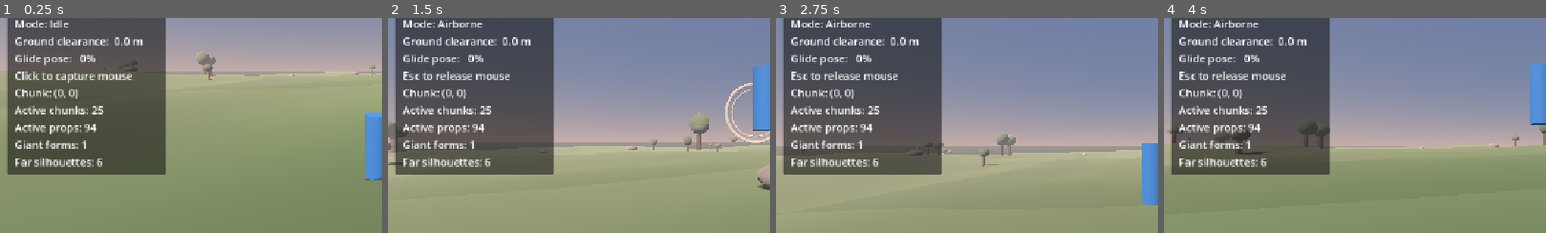
Above: before the commit, frames 1-4 (left to right).
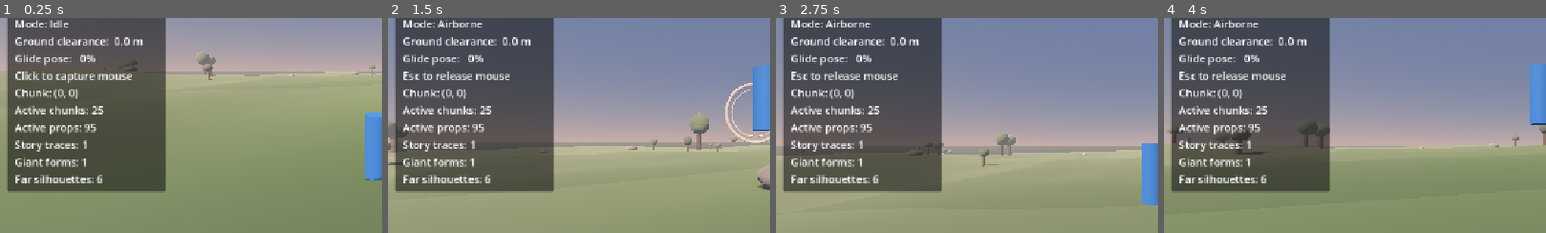
Above: after the commit, the same moments.

Repository: nimanimanima-rgb/DreamRunner
Game: Godot game, scene res://scenes/ProceduralTest.tscn
Same seed, same stepped clock (60 frames per second), same inputs: the game is played once before the commit and once after it. This scene is started directly instead of the project's main scene.
Inputs (mouse positions are % of the whole screen's width and height, from its top left):
- Up to frame 1 (0.25 s): no input
- Up to frame 2 (1.5 s): tap Enter at 0.5 s; move the mouse to (45, 70) at 0.52 s; hold Shift (sprint) 0.53-1.28 s; hold W (move_forward) from 0.53 s (still down); click (45, 70) at 0.67 s; tap Space (jump) at 0.77 s; move the mouse to (57, 51) at 1.27 s; tap M at 1.35 s
- Up to frame 3 (2.75 s): keep holding W (move_forward); tap Space (jump) at 1.52 s; move the mouse to (42, 49) at 2.02 s; hold Shift (sprint) from 2.03 s (still down)
- Up to frame 4 (4 s): move the mouse to (51, 50) at 2.77 s; release W (move_forward) at 2.78 s; release Shift (sprint) at 2.78 s; hold A (move_left) 2.78-3.53 s; tap M at 2.85 s; click (51, 50) at 2.92 s; tap Space (jump) at 3.02, 3.77 s; move the mouse to (46, 48) at 3.52 s; hold W (move_forward) from 3.53 s (still down); hold Shift (sprint) from 3.53 s (still down)
The pictures show only the part of the screen within x 0-50%, y 24-74%; the shares and areas given below are measured in that part.

The runs differ from the first frame. In frame 1, 4.3% of the frame differs, in the area x 2-44%, y 49-82%; in frame 2, 4.4%; in frame 3, 4.4%; in frame 4, 4.1%.
Error in both runs: Invalid assignment of property or key 'rotation' with value of type 'Vector3' on a base object of type 'null instance'. (res://scripts/player_controller.gd:109)

Commit message:
Add sparse passive storytelling traces

Diff:
--- a/scenes/Game.tscn
+++ b/scenes/Game.tscn
@@ -149,6 +149,7 @@
 [node name="TerrainManager" type="Node3D" parent="."]
 script = ExtResource("2_terrain")
 player_path = NodePath("../Player")
+atmosphere_path = NodePath("../DreamAtmosphere")
 
 [node name="DirectionalLight3D" type="DirectionalLight3D" parent="."]
 transform = Transform3D(0.8191522, 0.40557957, -0.4055797, 0, 0.7071069, 0.70710665, 0.5735762, -0.5792279, 0.57922816, 0, 0, 0)
--- a/scripts/debug_hud.gd
+++ b/scripts/debug_hud.gd
@@ -42,12 +42,14 @@
 		var chunk_coordinate = terrain_manager.call("get_current_chunk_coordinate")
 		var chunk_count = terrain_manager.call("get_active_chunk_count")
 		var prop_count = terrain_manager.call("get_active_prop_count")
+		var story_trace_count = terrain_manager.call("get_visible_story_trace_count")
 		var giant_landmark_count = terrain_manager.call("get_active_giant_landmark_count")
 		var far_landmark_count = terrain_manager.call("get_far_landmark_proxy_count")
 		terrain_text = (
 			"\nChunk: (%d, %d)\n" % [chunk_coordinate.x, chunk_coordinate.y]
 			+ "Active chunks: %d\n" % chunk_count
 			+ "Active props: %d\n" % prop_count
+			+ "Story traces: %d\n" % story_trace_count
 			+ "Giant forms: %d\n" % giant_landmark_count
 			+ "Far silhouettes: %d" % far_landmark_count
 		)
--- a/scripts/terrain_chunk_manager.gd
+++ b/scripts/terrain_chunk_manager.gd
@@ -27,6 +27,11 @@
 @export var minimum_prop_spacing: float = 12.0
 @export var spawn_clear_radius: float = 55.0
 
+@export_group("Passive Story Traces")
+@export var atmosphere_path: NodePath
+@export_range(0.0, 0.2, 0.005) var story_trace_chance: float = 0.05
+@export var story_trace_clearance: float = 28.0
+
 @export_group("Giant Revelation Landmarks")
 @export_range(2, 8, 1) var giant_region_size: int = 4
 @export_range(0.0, 1.0, 0.05) var giant_region_chance: float = 0.5
@@ -61,6 +66,7 @@
 @export var landmark_color := Color(0.4, 0.43, 0.49)
 
 @onready var player: CharacterBody3D = get_node(player_path)
+@onready var atmosphere: Node = get_node_or_null(atmosphere_path)
 
 var active_chunks: Dictionary = {}
 var far_landmark_proxies: Dictionary = {}
@@ -80,6 +86,9 @@
 var pale_stone_material: StandardMaterial3D
 var dark_stone_material: StandardMaterial3D
 var faded_ring_material: StandardMaterial3D
+var trace_material: StandardMaterial3D
+var trace_dark_material: StandardMaterial3D
+var trace_light_material: StandardMaterial3D
 var foliage_materials: Array[StandardMaterial3D] = []
 var rock_materials: Array[StandardMaterial3D] = []
 var landmark_materials: Array[StandardMaterial3D] = []
@@ -94,6 +103,9 @@
 var giant_monolith_mesh: BoxMesh
 var giant_ring_mesh: TorusMesh
 var giant_inner_ring_mesh: TorusMesh
+var trace_box_mesh: BoxMesh
+var trace_pole_mesh: CylinderMesh
+var trace_light_mesh: SphereMesh
 var trunk_shape: CylinderShape3D
 var rock_shape: BoxShape3D
 var landmark_shape: BoxShape3D
@@ -107,11 +119,15 @@
 var active_giant_landmark_count: int = 0
 var animated_foliage: Array[Dictionary] = []
 var animated_landmarks: Array[Dictionary] = []
+var story_traces: Array[Node3D] = []
+var current_dimension_id: StringName = &"pale_dawn"
 var animation_time: float = 0.0
 
 
 func _ready() -> void:
 	create_shared_resources()
+	if atmosphere != null:
+		atmosphere.connect("dimension_changed", _on_dimension_changed)
 	current_chunk = world_to_chunk(player.global_position)
 	update_chunks()
 
@@ -164,6 +180,10 @@
 	faded_ring_material.emission_enabled = true
 	faded_ring_material.emission = Color(0.34, 0.32, 0.26)
 	faded_ring_material.emission_energy_multiplier = 0.14
+	trace_material = create_grass_material(Color(0.31, 0.29, 0.25))
+	trace_dark_material = create_grass_material(Color(0.19, 0.19, 0.18))
+	trace_light_material = create_landmark_material(Color(0.78, 0.58, 0.3))
+	trace_light_material.emission_energy_multiplier = 0.75
 	foliage_materials = [
 		foliage_material,
 		create_grass_material(foliage_color.lightened(0.08)),
@@ -231,6 +251,21 @@
 	giant_inner_ring_mesh.rings = 40
 	giant_inner_ring_mesh.ring_segments = 8
 
+	trace_box_mesh = BoxMesh.new()
+	trace_box_mesh.size = Vector3.ONE
+
+	trace_pole_mesh = CylinderMesh.new()
+	trace_pole_mesh.top_radius = 0.5
+	trace_pole_mesh.bottom_radius = 0.65
+	trace_pole_mesh.height = 1.0
+	trace_pole_mesh.radial_segments = 6
+
+	trace_light_mesh = SphereMesh.new()
+	trace_light_mesh.radius = 0.5
+	trace_light_mesh.height = 1.0
+	trace_light_mesh.radial_segments = 8
+	trace_light_mesh.rings = 4
+
 	trunk_shape = CylinderShape3D.new()
 	trunk_shape.radius = 0.4
 	trunk_shape.height = 3.2
@@ -425,6 +460,18 @@
 		):
 			create_landmark(chunk, landmark_position, random)
 			placed_positions.append(Vector2(landmark_position.x, landmark_position.z))
+			prop_count += 1
+
+	# Human traces are deliberately rarer than natural props: at the default
+	# active radius, only about one appears across the streamed area at a time.
+	if random.randf() < story_trace_chance:
+		var trace_position := get_random_prop_position(random, coordinate, placed_positions)
+		if (
+			is_spawn_area_clear(coordinate, trace_position)
+			and is_prop_spacing_clear(trace_position, placed_positions, story_trace_clearance)
+		):
+			create_story_trace(chunk, trace_position, random)
+			placed_positions.append(Vector2(trace_position.x, trace_position.z))
 			prop_count += 1
 
 	if is_giant_landmark_chunk(coordinate):
@@ -443,6 +490,99 @@
 			giant_count = 1
 
 	return Vector2i(prop_count, giant_count)
+
+
+func create_story_trace(
+	chunk: StaticBody3D,
+	base_position: Vector3,
+	random: RandomNumberGenerator
+) -> void:
+	var trace := Node3D.new()
+	trace.position = base_position
+	trace.rotation.y = random.randf_range(-PI, PI)
+
+	var trace_kind := random.randi_range(0, 2)
+	match trace_kind:
+		0:
+			trace.name = "StoryTrace_RoadsideShelter"
+			trace.set_meta("dimension_ids", PackedStringArray(["pale_dawn", "golden_dissolve"]))
+			build_roadside_shelter(trace)
+		1:
+			trace.name = "StoryTrace_DeadUtilityPole"
+			trace.set_meta("dimension_ids", PackedStringArray(["pale_dawn", "dust_haze_afternoon"]))
+			build_dead_utility_pole(trace)
+		_:
+			trace.name = "StoryTrace_RuinedFrame"
+			trace.set_meta("dimension_ids", PackedStringArray(["pale_dawn", "cold_overcast"]))
+			build_ruined_frame(trace)
+
+	# These first traces are intentionally non-colliding. Their narrow pieces
+	# would create high-speed snag points without adding useful traversal choices.
+	chunk.add_child(trace)
+	story_traces.append(trace)
+	update_story_trace_visibility(trace)
+
+
+func build_roadside_shelter(trace: Node3D) -> void:
+	add_trace_box(trace, Vector3(0.0, 2.1, 0.75), Vector3(7.0, 4.2, 0.35), trace_material)
+	add_trace_box(trace, Vector3(0.0, 4.35, 0.0), Vector3(7.5, 0.3, 2.0), trace_dark_material)
+	add_trace_box(trace, Vector3(-3.25, 2.0, -0.1), Vector3(0.3, 4.0, 1.7), trace_dark_material)
+	add_trace_box(trace, Vector3(0.8, 0.55, 0.15), Vector3(3.5, 0.35, 0.65), trace_material)
+	var light := MeshInstance3D.new()
+	light.name = "MemoryLight"
+	light.position = Vector3(2.45, 3.35, 0.48)
+	light.scale = Vector3.ONE * 0.28
+	light.mesh = trace_light_mesh
+	light.material_override = trace_light_material
+	trace.add_child(light)
+
+
+func build_dead_utility_pole(trace: Node3D) -> void:
+	var pole := MeshInstance3D.new()
+	pole.name = "Pole"
+	pole.position = Vector3(0.0, 4.5, 0.0)
+	pole.rotation.z = 0.035
+	pole.scale = Vector3(0.42, 9.0, 0.42)
+	pole.mesh = trace_pole_mesh
+	pole.material_override = trace_dark_material
+	trace.add_child(pole)
+	add_trace_box(trace, Vector3(0.0, 8.25, 0.0), Vector3(4.8, 0.28, 0.3), trace_dark_material)
+	add_trace_box(trace, Vector3(1.8, 1.15, 0.35), Vector3(0.32, 2.3, 1.3), trace_material, -0.16)
+
+
+func build_ruined_frame(trace: Node3D) -> void:
+	add_trace_box(trace, Vector3(-2.8, 2.6, 0.0), Vector3(0.5, 5.2, 0.7), trace_material, -0.04)
+	add_trace_box(trace, Vector3(2.8, 1.85, 0.0), Vector3(0.5, 3.7, 0.7), trace_material, 0.08)
+	add_trace_box(trace, Vector3(-0.45, 5.05, 0.0), Vector3(5.2, 0.45, 0.7), trace_material, -0.06)
+	add_trace_box(trace, Vector3(1.75, 0.35, 0.0), Vector3(2.4, 0.7, 0.8), trace_dark_material, 0.12)
+
+
+func add_trace_box(
+	parent: Node3D,
+	position: Vector3,
+	size: Vector3,
+	material: StandardMaterial3D,
+	z_rotation: float = 0.0
+) -> void:
+	var part := MeshInstance3D.new()
+	part.position = position
+	part.rotation.z = z_rotation
+	part.scale = size
+	part.mesh = trace_box_mesh
+	part.material_override = material
+	parent.add_child(part)
+
+
+func _on_dimension_changed(dimension_id: StringName, _display_name: String) -> void:
+	current_dimension_id = dimension_id
+	for trace in story_traces:
+		if is_instance_valid(trace):
+			update_story_trace_visibility(trace)
+
+
+func update_story_trace_visibility(trace: Node3D) -> void:
+	var dimension_ids: PackedStringArray = trace.get_meta("dimension_ids", PackedStringArray())
+	trace.visible = dimension_ids.has(String(current_dimension_id))
 
 
 func get_chunk_prop_seed(coordinate: Vector2i) -> int:
@@ -1262,6 +1402,7 @@
 func remove_chunk(coordinate: Vector2i) -> void:
 	var chunk: StaticBody3D = active_chunks[coordinate]
 	remove_chunk_animation_entries(chunk)
+	remove_chunk_story_traces(chunk)
 	active_prop_count -= chunk_prop_counts.get(coordinate, 0)
 	active_giant_landmark_count -= chunk_giant_counts.get(coordinate, 0)
 	chunk_prop_counts.erase(coordinate)
@@ -1270,6 +1411,13 @@
 	chunk.queue_free()
 
 
+func remove_chunk_story_traces(chunk: StaticBody3D) -> void:
+	for index in range(story_traces.size() - 1, -1, -1):
+		var trace := story_traces[index]
+		if not is_instance_valid(trace) or chunk.is_ancestor_of(trace):
+			story_traces.remove_at(index)
+
+
 func remove_chunk_animation_entries(chunk: StaticBody3D) -> void:
 	for index in range(animated_foliage.size() - 1, -1, -1):
 		var foliage: Node = animated_foliage[index]["node"]
@@ -1292,6 +1440,14 @@
 
 func get_active_prop_count() -> int:
 	return active_prop_count
+
+
+func get_visible_story_trace_count() -> int:
+	var visible_count := 0
+	for trace in story_traces:
+		if is_instance_valid(trace) and trace.visible:
+			visible_count += 1
+	return visible_count
 
 
 func get_active_giant_landmark_count() -> int:
Not shown, changed: CURRENT_STATE.md
